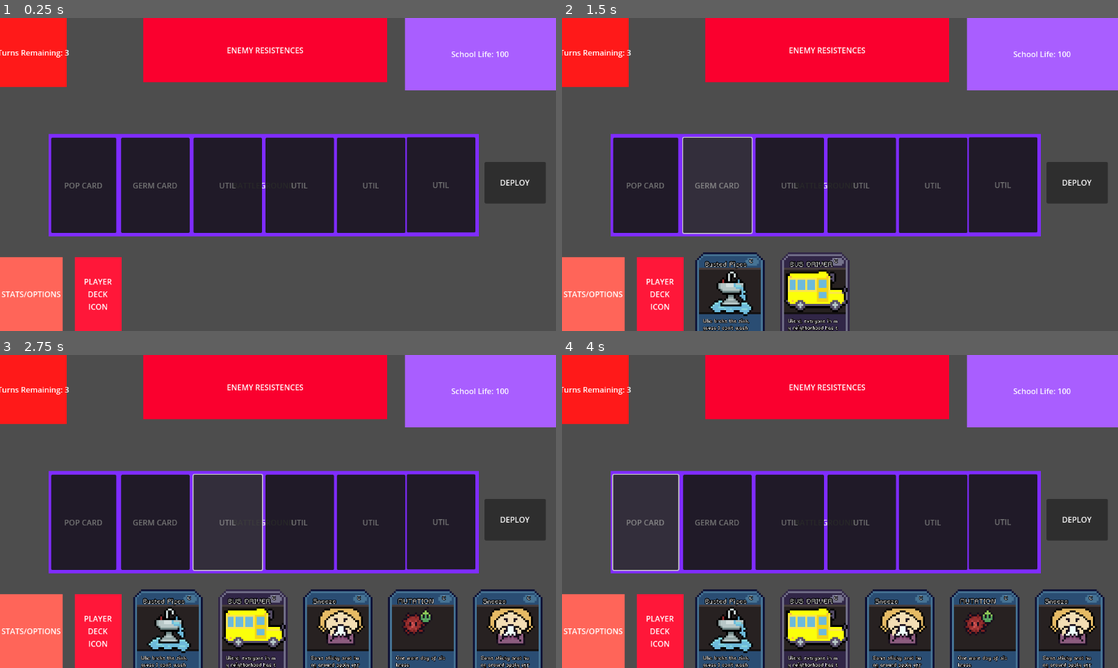
Above: before the commit, frames 1-4 (two rows, left to right).
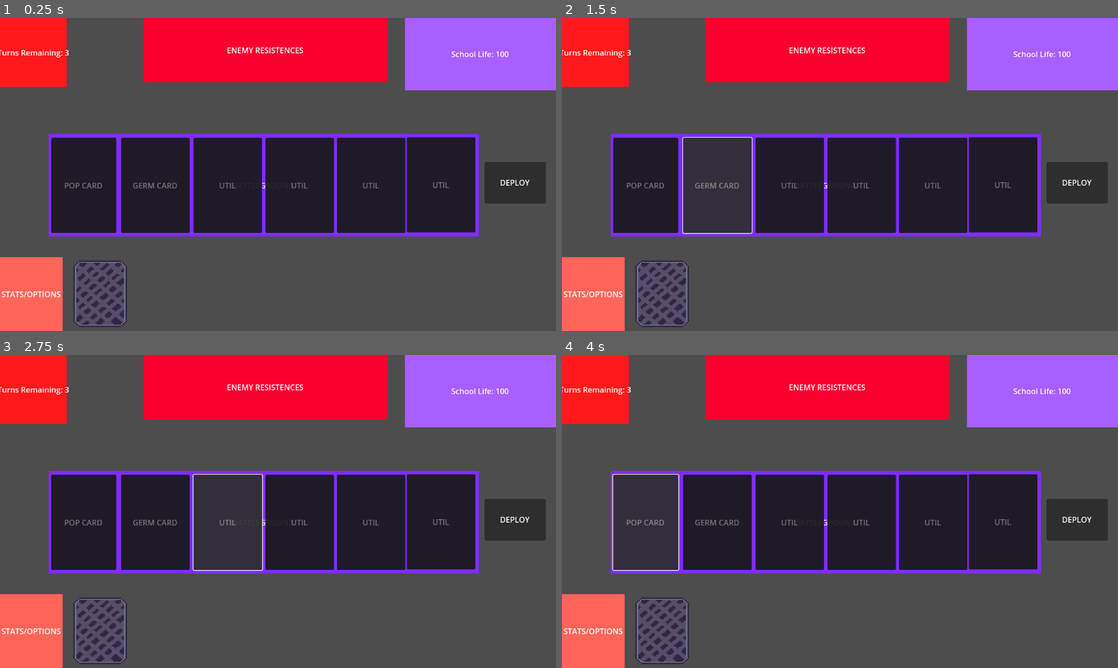
Above: after the commit, the same moments.

Repository: JPGFG/ld24
Game: Godot game, scene res://scenes/game-board/gameboard.tscn
Two runs of this game, one before a commit and one after it. Both use one fixed random seed, a clock stepped at 60 frames per second and the inputs below.
Inputs (mouse positions are in pixels of both pictures, inside the frame that each line leads up to):
- Up to frame 1 (0.25 s): no input
- Up to frame 2 (1.5 s): click (645, 183) at 0.5 s; click (717, 183) at 1.25 s
- Up to frame 3 (2.75 s): click (227, 520) at 2.02 s
- Up to frame 4 (4 s): click "DEPLOY" at 2.75 s; click (645, 520) at 3.5 s

The runs differ from the first frame. In frame 1, 2.2% of the frame differs, in the area x 13-23%, y 76-100%; in frame 2, 8.1%; in frame 3, 17%, in the area x 13-98%, y 74-100%; in frame 4, 17%.
Error after the commit: Parse Error: Identifier "card_position" not declared in the current scope. (res://scripts/hand.gd:13)

Commit message:
peepee branch

Diff:
--- /dev/null
+++ b/scenes/cards/flippable_card.tscn
@@ -0,0 +1,10 @@
+[gd_scene load_steps=2 format=3 uid="uid://dad58wcjiie2q"]
+
+[ext_resource type="Texture2D" uid="uid://d02qj362jlglm" path="res://assets/sprites/cards/decks/back_of_card_purple.png" id="1_5ials"]
+
+[node name="FlippableCard" type="Node2D"]
+
+[node name="CardBack" type="TextureRect" parent="."]
+offset_right = 40.0
+offset_bottom = 40.0
+texture = ExtResource("1_5ials")
--- /dev/null
+++ b/scenes/deck.tscn
@@ -0,0 +1,10 @@
+[gd_scene load_steps=4 format=3 uid="uid://bg7m1eamq82w5"]
+
+[ext_resource type="Script" path="res://scripts/deck.gd" id="1_0oieq"]
+[ext_resource type="Resource" uid="uid://dogj1qx38hwul" path="res://resources/decks/common_cold_deck.tres" id="2_6jyt7"]
+[ext_resource type="Texture2D" uid="uid://d02qj362jlglm" path="res://assets/sprites/cards/decks/back_of_card_purple.png" id="3_u2axy"]
+
+[node name="Deck" type="TextureRect"]
+texture = ExtResource("3_u2axy")
+script = ExtResource("1_0oieq")
+deck_resource = ExtResource("2_6jyt7")
--- a/scenes/game-board/gameboard.tscn
+++ b/scenes/game-board/gameboard.tscn
@@ -1,13 +1,12 @@
-[gd_scene load_steps=9 format=3 uid="uid://b5bq40gj4dwru"]
+[gd_scene load_steps=8 format=3 uid="uid://b5bq40gj4dwru"]
 
 [ext_resource type="Script" path="res://scripts/game-state-machines/game-state-machine.gd" id="1_4hyl4"]
 [ext_resource type="PackedScene" uid="uid://bwlu63c2x5m75" path="res://scenes/hand.tscn" id="1_7xxgu"]
 [ext_resource type="Script" path="res://scripts/controllers/game-controller.gd" id="1_a3i36"]
-[ext_resource type="Resource" uid="uid://dogj1qx38hwul" path="res://resources/decks/common_cold_deck.tres" id="2_2qaxo"]
 [ext_resource type="Script" path="res://scripts/controllers/ui-controller.gd" id="2_dp5jn"]
 [ext_resource type="Script" path="res://scripts/game-state-machines/game-state-base.gd" id="2_dwdl8"]
+[ext_resource type="PackedScene" uid="uid://bg7m1eamq82w5" path="res://scenes/deck.tscn" id="2_g1d5b"]
 [ext_resource type="Script" path="res://scripts/game-state-machines/states/turn-start.gd" id="3_loohh"]
-[ext_resource type="Script" path="res://scripts/deck.gd" id="7_8dqh2"]
 
 [node name="Gameboard" type="Control"]
 layout_mode = 3
@@ -16,10 +15,7 @@
 anchor_bottom = 1.0
 grow_horizontal = 2
 grow_vertical = 2
-
-[node name="Deck" type="Node" parent="."]
-script = ExtResource("7_8dqh2")
-deck_resource = ExtResource("2_2qaxo")
+metadata/_edit_vertical_guides_ = [-110.0]
 
 [node name="Hand" parent="." instance=ExtResource("1_7xxgu")]
 layout_mode = 1
@@ -59,36 +55,12 @@
 text = "STATS/OPTIONS"
 horizontal_alignment = 1
 
-[node name="playerdeck" type="ColorRect" parent="."]
-layout_mode = 1
-anchors_preset = -1
-anchor_left = 0.134549
-anchor_top = 0.763889
-anchor_right = 0.21875
-anchor_bottom = 1.00926
-offset_top = 1.14441e-05
-offset_bottom = -6.0
-grow_vertical = 2
-color = Color(1, 0.0901961, 0.223529, 1)
-metadata/_edit_use_anchors_ = true
-
-[node name="Label" type="Label" parent="playerdeck"]
-layout_mode = 1
-anchors_preset = 8
-anchor_left = 0.5
-anchor_top = 0.5
-anchor_right = 0.5
-anchor_bottom = 0.5
-offset_left = -51.5
-offset_top = -37.5
-offset_right = 51.5
-offset_bottom = 37.5
-grow_horizontal = 2
-grow_vertical = 2
-text = "PLAYER
-DECK
-ICON"
-horizontal_alignment = 1
+[node name="Deck" parent="." instance=ExtResource("2_g1d5b")]
+layout_mode = 0
+offset_left = 152.0
+offset_top = 502.0
+offset_right = 263.0
+offset_bottom = 640.0
 
 [node name="battleground" type="ColorRect" parent="."]
 layout_mode = 1
@@ -325,7 +297,8 @@
 text = "ENEMY RESISTENCES"
 
 [node name="turnwarning" type="ColorRect" parent="."]
-layout_mode = 0
+layout_mode = 1
+anchors_preset = -1
 anchor_right = 0.119792
 anchor_bottom = 0.220679
 color = Color(1, 0.1, 0.1, 1)
--- a/scripts/cards/card.gd
+++ b/scripts/cards/card.gd
@@ -1,11 +1,5 @@
 extends Node
 class_name Base_Card
-
-
-const pop_scene = preload("res://scenes/cards/pop_card.tscn")
-const germ_scene = preload("res://scenes/cards/germ_card.tscn")
-
-
 
 @export var card_resource: CardResource
 var sprite_2d: TextureRect
--- /dev/null
+++ b/scripts/cards/flippable_card.gd
@@ -0,0 +1,18 @@
+extends Node
+class_name FlippableCard
+
+var card_resource: CardResource
+
+func _ready():
+    pass
+
+static func new_card(p_card_resource: CardResource) -> FlippableCard:
+    var card = FlippableCard.new()
+    card.card_resource = p_card_resource
+
+    var card_scene = Base_Card.new_card(p_card_resource)
+    card_scene.mouse_filter = Control.MOUSE_FILTER_PASS
+
+    card.add_child(card_scene)
+
+    return card
--- a/scripts/hand.gd
+++ b/scripts/hand.gd
@@ -9,10 +9,12 @@
 
 	cards[first_null_index] = card
 
+	var flippable_card = FlippableCard.new_card(card)
+	var card_container = get_card_container_at_position(card_position)
+
+
 	var card_scene = Base_Card.new_card(card)
 	card_scene.position_in_hand = first_null_index
-
-	var card_container = get_card_container_at_position(first_null_index)
 
 	card_container.add_child(card_scene)
 	await get_tree().create_timer(0.3).timeout
Binary file added: assets/sprites/cards/decks/back_of_card_purple.png
Not shown, added: assets/sprites/cards/decks/back_of_card_purple.png.import
Not shown: 1 places in resources/decks/common_cold_deck.tres that only renumber resources
